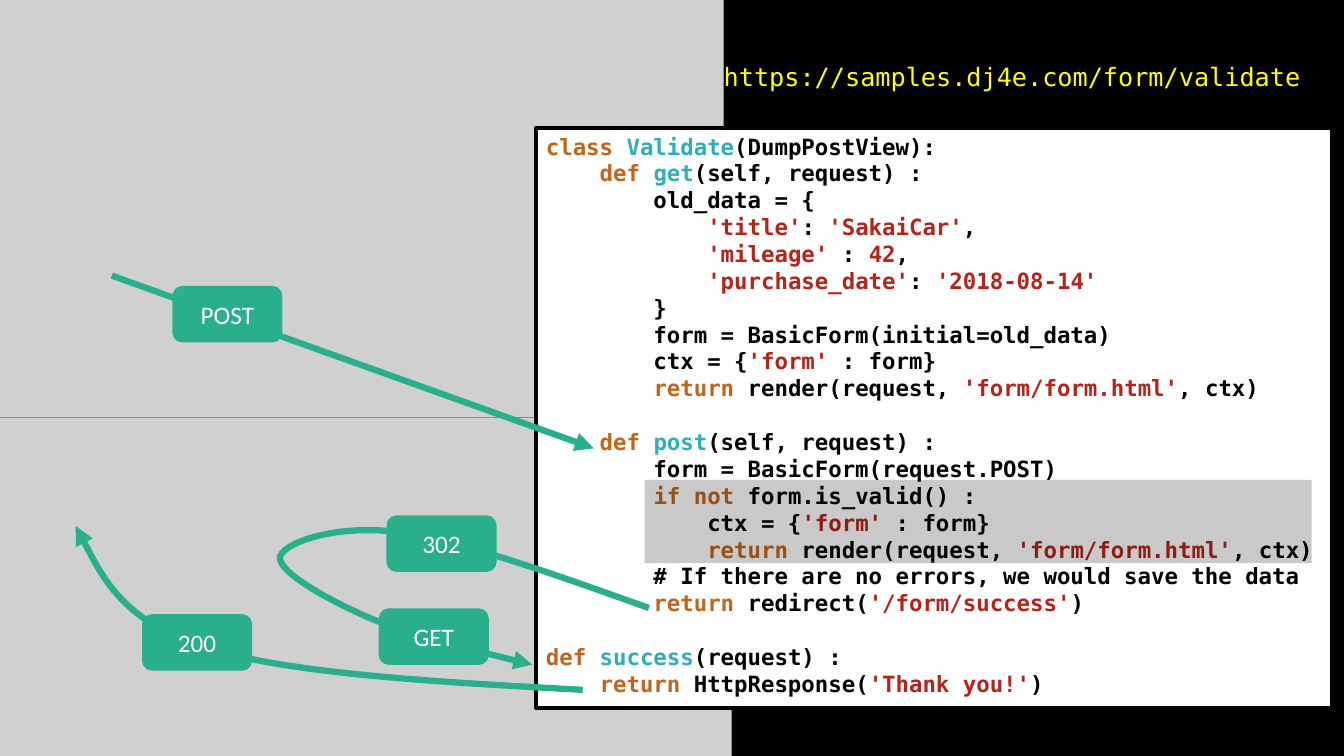
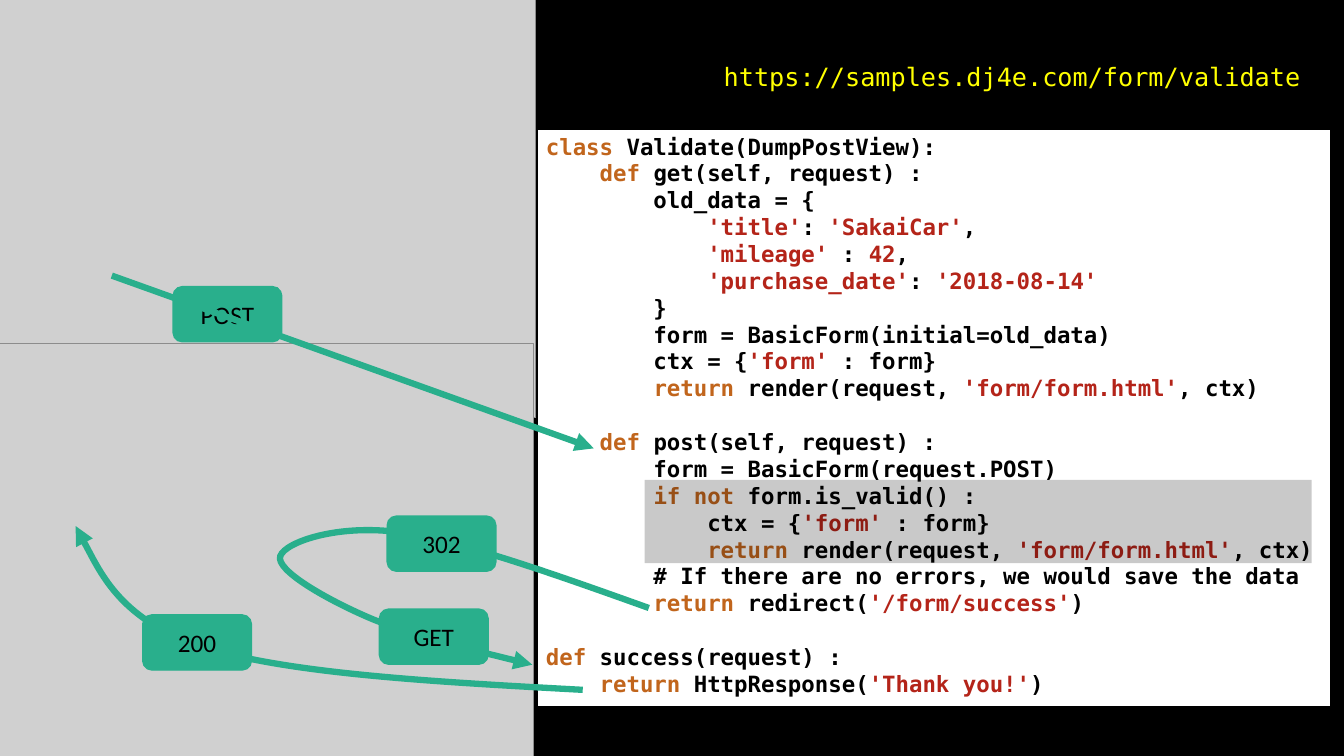
Before and after one commit to csev/dj4e, a slide deck: slide 20 of lectures/DJ-11-Forms-Django.pptx. Drawn at 1344x756 pixels with LibreOffice and Linux fonts; fonts in the diff are those of the drawing; grey boxes stand for pictures. Boxes give left, top, right and bottom in pixels: in the first picture for what was removed or moved away, otherwise in the second. Text is boxed around its words. In the diff, an @@ line names an element or a change of style, - is before the commit and + after.

```diff
--- a/lectures/DJ-11-Forms-Django.pptx
+++ b/lectures/DJ-11-Forms-Django.pptx
@@ picture resized from (x1=0, y1=0, x2=724, y2=418) to (x1=0, y1=0, x2=535, y2=418) @@
@@ text in rectangle at (x1=546, y1=136, x2=936, y2=670): text colour #2EAEBB to #000000 in "Validate(DumpPostView):", "get(self,", "post(self,", "success(request)" @@
@@ picture resized from (x1=0, y1=340, x2=732, y2=756) to (x1=0, y1=344, x2=533, y2=756) @@
@@ text colour #FFFFFF to #000000 in 4 elements at (x1=173, y1=286, x2=282, y2=342), (x1=387, y1=516, x2=496, y2=572), (x1=379, y1=609, x2=488, y2=664), (x1=143, y1=615, x2=252, y2=670) @@
```
Also in this commit, not shown: 18 other slides changed, 5 other files.
